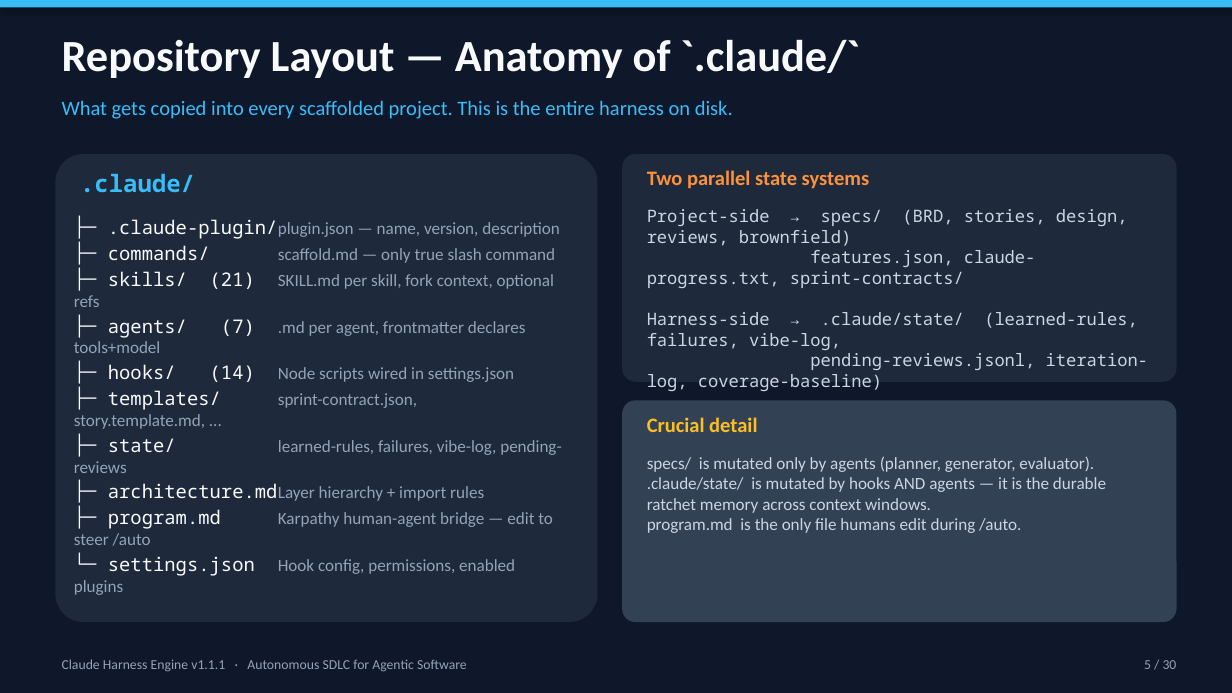
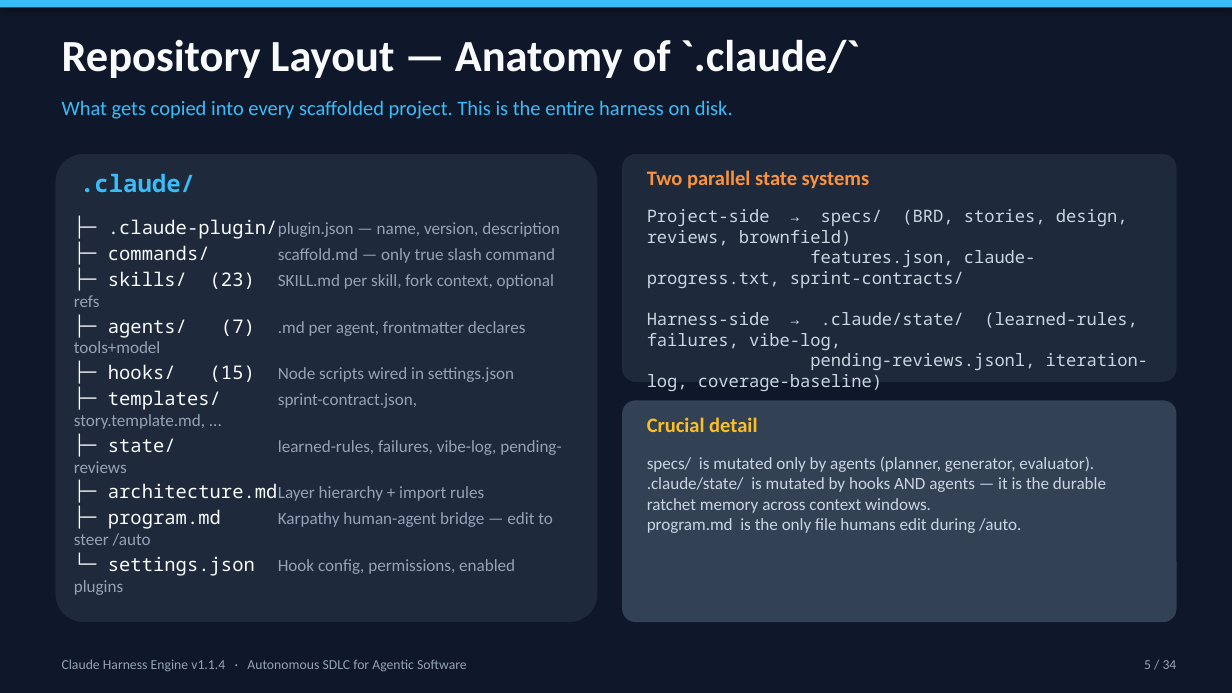
Before and after one commit to cwijayasundara/claude_harness_eng_v6, a slide deck: slide 5 of Claude_Harness_Engine_Design.pptx. Drawn at 1232x693 pixels with LibreOffice and Linux fonts; fonts in the diff are those of the drawing. Boxes give left, top, right and bottom in pixels: in the first picture for what was removed or moved away, otherwise in the second. Text is boxed around its words. In the diff, an @@ line names an element or a change of style, - is before the commit and + after.

Commit message:
docs: add agent factory architecture to deck

```diff
--- a/Claude_Harness_Engine_Design.pptx
+++ b/Claude_Harness_Engine_Design.pptx
@@ text at [74, 271, 554, 307]: text changed @@
-├─ skills/ (21) SKILL.md per skill, fork context, optional refs
+├─ skills/ (23) SKILL.md per skill, fork context, optional refs
@@ text at [108, 364, 514, 382]: text changed @@
-├─ hooks/ (14) Node scripts wired in settings.json
+├─ hooks/ (15) Node scripts wired in settings.json
@@ text at [62, 659, 467, 672]: text changed @@
-Claude Harness Engine v1.1.1 · Autonomous SDLC for Agentic Software
+Claude Harness Engine v1.1.4 · Autonomous SDLC for Agentic Software
@@ text at [1144, 660, 1177, 669]: text changed @@
-5 / 30
+5 / 34
```
Also in this commit, not shown: 29 other slides changed, 4 slides added.
